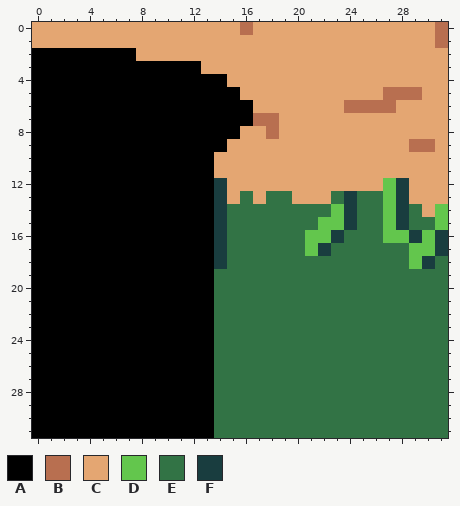
Pixel-art sprite, stored at kajam22/sprites/rightHole.png. Above is the file before it was changed.
The file is 32x32 pixels.
Palette (. is transparent): A #000000  B #b86f50  C #e4a672  D #63c64d  E #327345  F #193d3f
Now the later version:
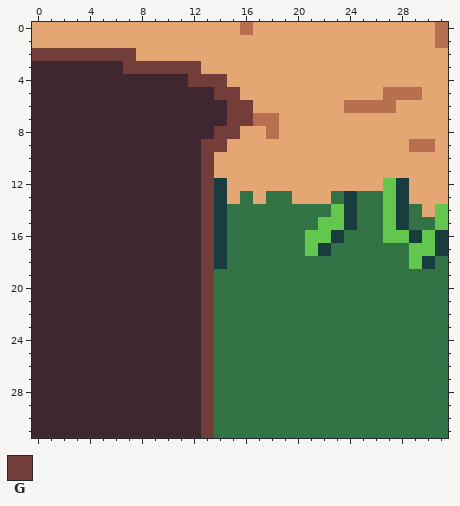
Colours new in this view: G #733e39
The exact change:
{"colour":"A","old":"#000000","new":"#3e2731"}
{"y":2,"x":0,"old":"AAAAAAAA","new":"GGGGGGGG"}
{"y":3,"x":7,"old":"AAAAAA","new":"GGGGGG"}
{"y":4,"x":12,"old":"AAA","new":"GGG"}
{"y":5,"x":14,"old":"AA","new":"GG"}
{"y":6,"x":15,"old":"AA","new":"GG"}
{"y":7,"x":15,"old":"AA","new":"GG"}
{"y":8,"x":14,"old":"AA","new":"GG"}
{"y":9,"x":13,"old":"AA","new":"GG"}
{"y":10,"x":13,"old":"A","new":"G"}
{"y":11,"x":13,"old":"A","new":"G"}
{"y":12,"x":13,"old":"A","new":"G"}
{"y":13,"x":13,"old":"A","new":"G"}
{"y":14,"x":13,"old":"A","new":"G"}
{"y":15,"x":13,"old":"A","new":"G"}
{"y":16,"x":13,"old":"A","new":"G"}
{"y":17,"x":13,"old":"A","new":"G"}
{"y":18,"x":13,"old":"A","new":"G"}
{"y":19,"x":13,"old":"A","new":"G"}
{"y":20,"x":13,"old":"A","new":"G"}
{"y":21,"x":13,"old":"A","new":"G"}
{"y":22,"x":13,"old":"A","new":"G"}
{"y":23,"x":13,"old":"A","new":"G"}
{"y":24,"x":13,"old":"A","new":"G"}
{"y":25,"x":13,"old":"A","new":"G"}
{"y":26,"x":13,"old":"A","new":"G"}
{"y":27,"x":13,"old":"A","new":"G"}
{"y":28,"x":13,"old":"A","new":"G"}
{"y":29,"x":13,"old":"A","new":"G"}
{"y":30,"x":13,"old":"A","new":"G"}
{"y":31,"x":13,"old":"A","new":"G"}
